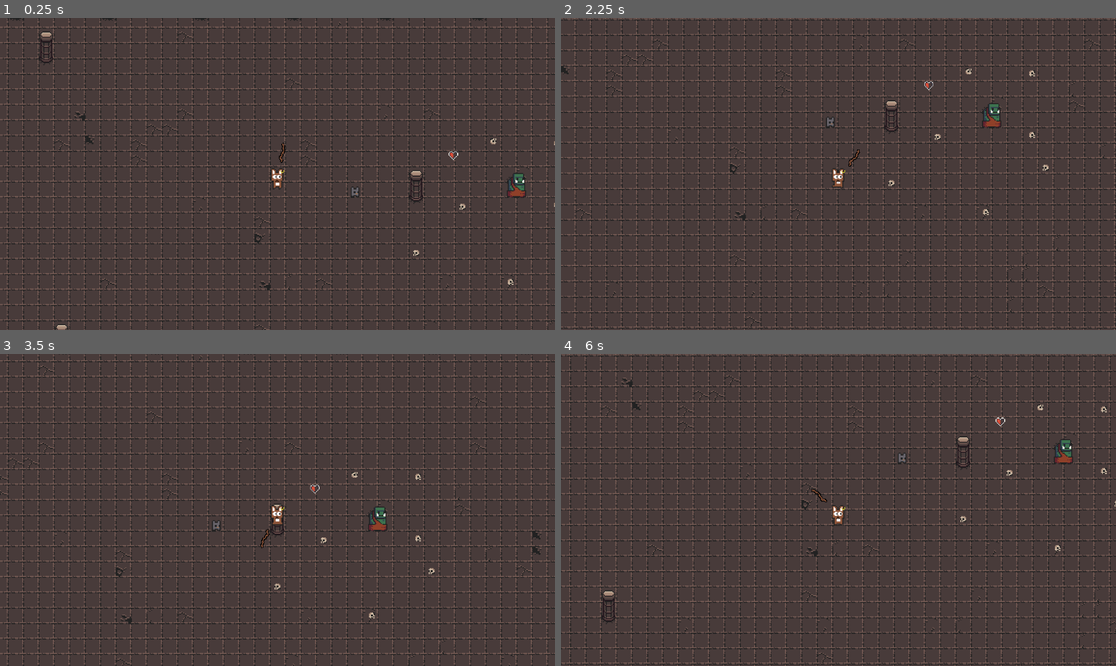
Above: before the commit, frames 1-4 (two rows, left to right).
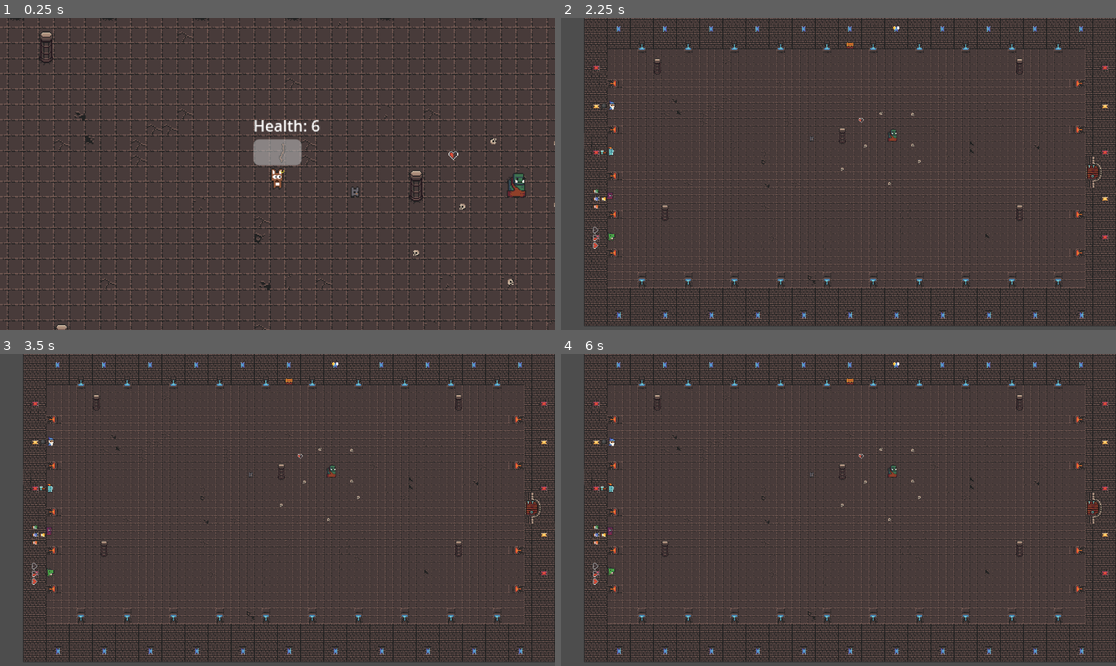
Above: after the commit, the same moments.

Repository: Naigma/proyecto_godot_2526
Game: Godot game, scene res://modules/levels/tutorial/tutorial.tscn
Same seed, same stepped clock (60 frames per second), same inputs: the game is played once before the commit and once after it. The project has no main scene, so this scene is started directly.
Inputs (mouse positions are in pixels of both pictures, inside the frame that each line leads up to):
- Up to frame 1 (0.25 s): no input
- Up to frame 2 (2.25 s): tap Enter (ui_accept) at 0.5, 1.52, 1.55, 1.82 s; move the mouse to (960, 158) at 0.52 s; hold D (right) 0.53-1.28 s; hold Enter (ui_accept) 0.53-1.28 s; move the mouse to (727, 189) at 1.27 s; hold S (down) 1.28-2.03 s; tap E (interact) at 1.35 s; move the mouse to (894, 105) at 2.02 s; hold D (right) from 2.03 s (still down); hold Enter (ui_accept) from 2.03 s (still down)
- Up to frame 3 (3.5 s): move the mouse to (249, 572) at 2.77 s; release D (right) at 2.78 s; release Enter (ui_accept) at 2.78 s; hold W (up) from 2.78 s (still down); tap E (interact) at 2.85 s; tap Enter (ui_accept) at 3.02, 3.05, 3.32 s
- Up to frame 4 (6 s): move the mouse to (1005, 556) at 3.52 s; release W (up) at 3.53 s; hold Enter (ui_accept) 3.53-4.28 s; hold A (left) 3.53-5.03 s; move the mouse to (672, 463) at 4.27 s; tap E (interact) at 4.35, 5.85 s; tap Enter (ui_accept) at 4.52, 4.55, 4.82 s; move the mouse to (866, 510) at 5.02 s; hold S (down) 5.03-5.78 s; hold Enter (ui_accept) 5.03-5.78 s; move the mouse to (755, 432) at 5.77 s; hold D (right) from 5.78 s (still down)

The runs differ from the first frame. In frame 1, 0.9% of the frame differs, in the area x 45-58%, y 32-48%; in frame 2, 29%; in frame 3, 26%; in frame 4, 30%, in the area x 0-100%, y 0-100%.

Commit message:
Health bar xd

Diff:
--- a/modules/player/player.gd
+++ b/modules/player/player.gd
@@ -5,10 +5,23 @@
 @export var speed : float = 100.00
 @onready var interaction_area: Area2D = $InteractionArea
 @onready var weapon_pivot: Node2D = $WeaponPivot
-@export var health: int = 6
+@export var max_health: int = 6
+var health = max_health
 
 func _ready() -> void:
-	pass
+	set_health_label()
+	$HealthBar.max_value=max_health
+	set_health_bar()
+
+func set_health_label() -> void:
+	$HealthLabel.text =  "Health: %s" % health
+
+func set_health_bar() -> void:
+	$HealthBar.value = health
+
+func _input(event: InputEvent) -> void:
+	if event.is_action_pressed("ui_accept"):
+		take_damage(1)
 
 func _physics_process(delta: float) -> void:
 	var direction : Vector2 = Input.get_vector("left","right","up","down").normalized()
@@ -34,5 +47,9 @@
 	sprite_player.modulate = Color.INDIAN_RED
 	if health <= 0:
 		queue_free()
+
+	set_health_label()
+	set_health_bar()
+
 	await get_tree().create_timer(0.1).timeout
 	sprite_player.modulate = Color.WHITE
--- a/modules/player/player.tscn
+++ b/modules/player/player.tscn
@@ -93,3 +93,19 @@
 
 [node name="Sword" parent="WeaponPivot" instance=ExtResource("3_m7q0d")]
 position = Vector2(23, 0)
+
+[node name="HealthBar" type="ProgressBar" parent="."]
+offset_left = -25.0
+offset_top = -36.0
+offset_right = 25.0
+offset_bottom = -9.0
+max_value = 5.0
+step = 1.0
+show_percentage = false
+
+[node name="HealthLabel" type="Label" parent="."]
+offset_left = -25.0
+offset_top = -62.0
+offset_right = 27.0
+offset_bottom = -39.0
+text = "Health :"
